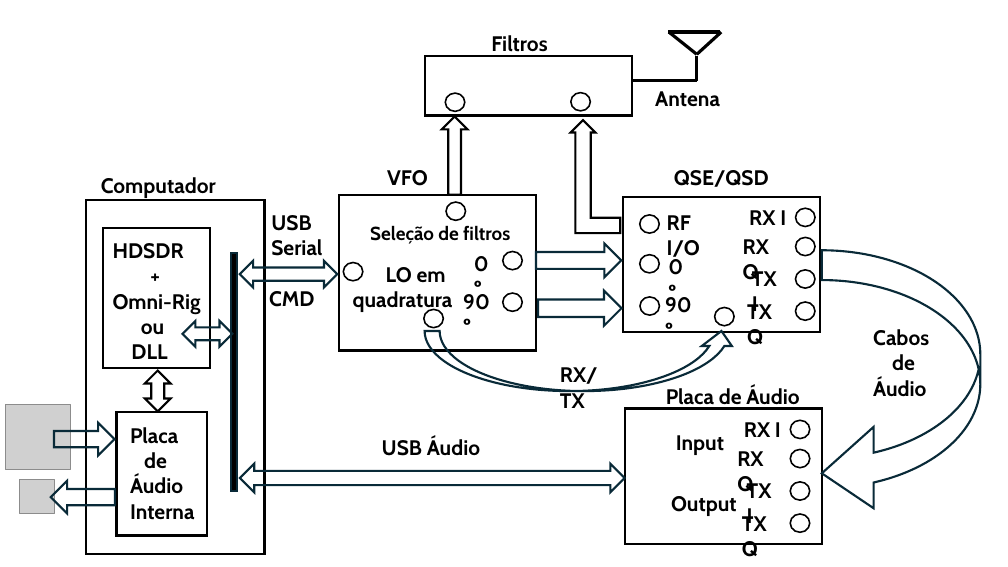
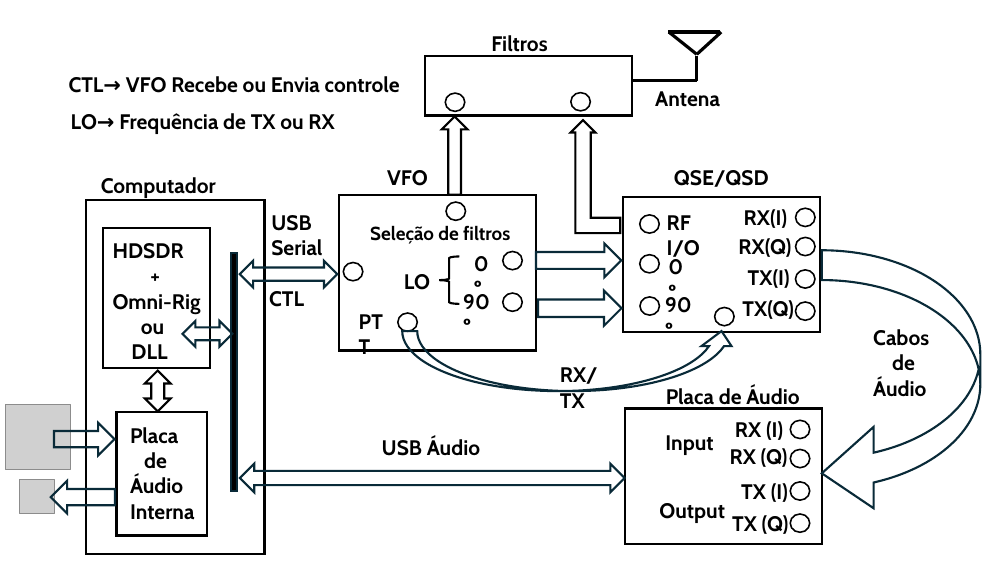
Before and after one commit to rubenshubnerjunior/VFO_SI5351_Nano_4X, a slide deck: slide 1 of Diagramas/diagrama2.pptx. Drawn at 1008x567 pixels with LibreOffice and Linux fonts; fonts in the diff are those of the drawing; grey boxes stand for pictures. Boxes give left, top, right and bottom in pixels: in the first picture for what was removed or moved away, otherwise in the second. Text is boxed around its words. In the diff, an @@ line names an element or a change of style, - is before the commit and + after.

```diff
--- a/Diagramas/diagrama2.pptx
+++ b/Diagramas/diagrama2.pptx
@@ text added at <box>69,76,400,93</box>, 20 pt, text #000000, bold @@
+CTL→ VFO Recebe ou Envia controle
@@ text added at <box>71,113,334,134</box>, 20 pt, text #000000, bold @@
+LO→ Frequência de TX ou RX
@@ text at <box>744,209,787,228</box>: text changed @@
-RX I
+RX(I)
@@ text at <box>738,238,791,257</box>: text changed @@
-RX Q
+RX(Q)
@@ left brace added at <box>439,256,460,304</box>, outline #000000 2 pt @@
@@ text at <box>748,269,790,288</box>: text changed @@
-TX I
+TX(I)
@@ text at <box>269,291,304,307</box>: text changed @@
-CMD
+CTL
@@ text at <box>404,274,430,290</box>: text changed @@
-LO em
-quadratura
+LO
@@ text added at <box>352,305,401,338</box>, 20 pt, text #000000, bold @@
+PTT
@@ ellipse: place and size @@
-ellipse at <box>424,309,444,327</box>
+ellipse at <box>398,313,417,331</box>
@@ text at <box>742,300,793,319</box>: text changed @@
-TX Q
+TX(Q)
@@ curved up arrow: place and size @@
-curved up arrow at <box>425,331,737,392</box>
+curved up arrow at <box>402,331,737,391</box>
@@ text "Input": place and size @@
-text "Input" at <box>676,435,724,455</box>
+text "Input" at <box>665,435,713,455</box>
@@ text at <box>730,448,788,467</box>: text changed @@
-RX Q
+RX (Q)
@@ text at <box>735,421,783,440</box>: text changed @@
-RX I
+RX (I)
@@ text "Output": place and size @@
-text "Output" at <box>671,496,737,516</box>
+text "Output" at <box>659,503,725,523</box>
@@ text at <box>741,483,788,502</box>: text changed @@
-TX I
+TX (I)
@@ text at <box>732,515,789,534</box>: text changed @@
-TX Q
+TX (Q)
```
Also in this commit, not shown: 2 other files.
